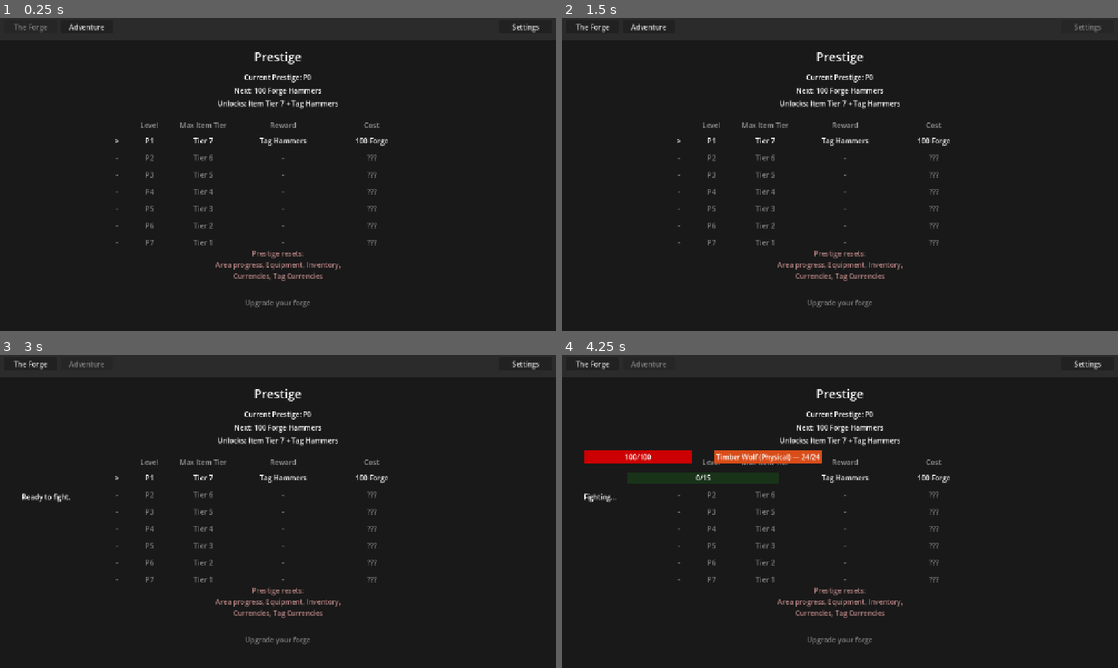
Above: before the commit, frames 1-4 (two rows, left to right).
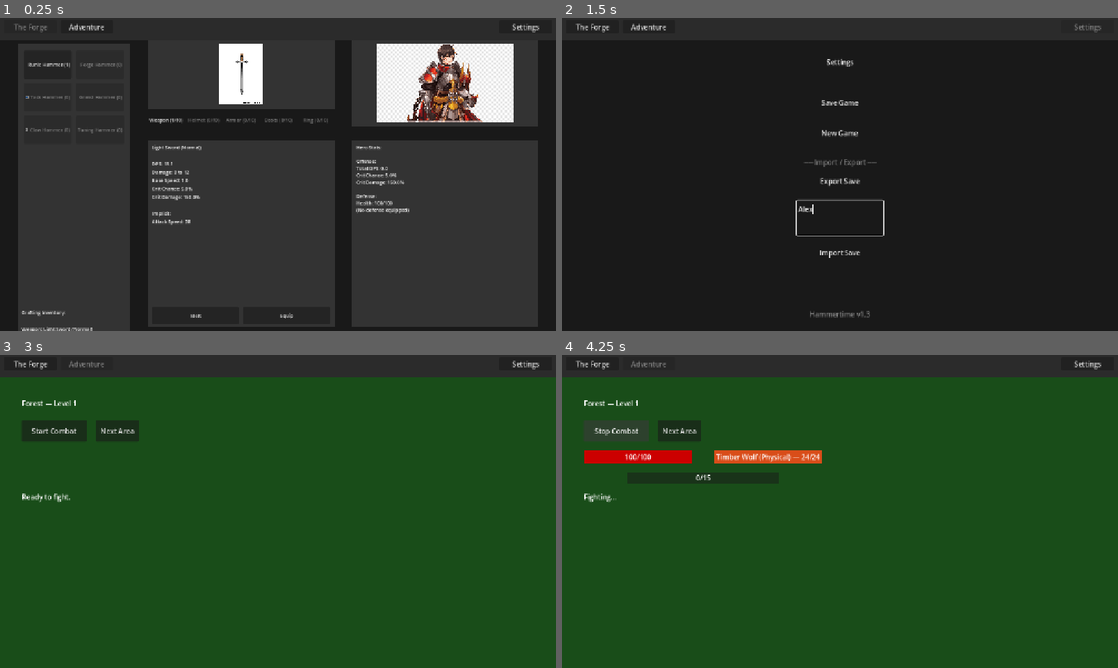
Above: after the commit, the same moments.

Repository: loginn/hammertime
Game: Godot game, scene res://scenes/main.tscn
Two runs of this game, one before a commit and one after it. Both use one fixed random seed, a clock stepped at 60 frames per second and the inputs below.
Inputs (mouse positions are in pixels of both pictures, inside the frame that each line leads up to):
- Up to frame 1 (0.25 s): no input
- Up to frame 2 (1.5 s): click "Settings" at 0.5 s; click (840, 218) at 1.27 s; type "Alex" at 1.35 s
- Up to frame 3 (3 s): click "The Forge" at 2 s; click "Adventure" at 2.75 s
- Up to frame 4 (4.25 s): click "Start Combat" at 3.5 s

The runs differ from the first frame. In frame 1, 68% of the frame differs, in the area x 3-97%, y 7-100%; in frame 2, 2.9%; in frame 3, 92%, in the area x 0-100%, y 7-100%; in frame 4, 90%.

Commit message:
feat(40-02): integrate prestige tab, reveal logic, and fade transition in main_view
Co-Authored-By: Claude Opus 4.6 <noreply@anthropic.com>

Diff:
--- a/scenes/main_view.gd
+++ b/scenes/main_view.gd
@@ -1,6 +1,7 @@
 extends Node2D
 
 var current_view: String = "forge"
+var prestige_tab_revealed: bool = false
 
 @onready var forge_view: Node2D = $ContentArea/ForgeView
 @onready var gameplay_view: Node2D = $ContentArea/GameplayView
@@ -8,6 +9,9 @@
 @onready var forge_tab: Button = $TabBar/ForgeTab
 @onready var combat_tab: Button = $TabBar/CombatTab
 @onready var settings_tab: Button = $TabBar/SettingsTab
+@onready var prestige_view: Node2D = $ContentArea/PrestigeView
+@onready var prestige_tab: Button = $TabBar/PrestigeTab
+@onready var fade_rect: ColorRect = $OverlayLayer/FadeRect
 @onready var combat_ui: CanvasLayer = $ContentArea/GameplayView/CombatUI
 
 
@@ -16,9 +20,20 @@
 	forge_tab.pressed.connect(_on_forge_tab_pressed)
 	combat_tab.pressed.connect(_on_combat_tab_pressed)
 	settings_tab.pressed.connect(_on_settings_tab_pressed)
+	prestige_tab.pressed.connect(_on_prestige_tab_pressed)
 
 	# Connect settings view signals
 	settings_view.new_game_started.connect(_on_new_game_started)
+
+	# Connect prestige view signals
+	prestige_view.prestige_triggered.connect(_on_prestige_triggered)
+
+	# Connect currency signals for prestige tab reveal
+	GameEvents.currency_dropped.connect(_check_prestige_tab_reveal)
+
+	# Initial prestige tab state
+	_check_prestige_tab_reveal()
+	prestige_tab.text = "P" + str(GameState.prestige_level)
 
 	# Cross-view signal wiring (ForgeView <-> GameplayView)
 	forge_view.equipment_changed.connect(gameplay_view.refresh_clearing_speed)
@@ -55,6 +70,10 @@
 	show_view("settings")
 
 
+func _on_prestige_tab_pressed() -> void:
+	show_view("prestige")
+
+
 func _on_new_game_started() -> void:
 	get_tree().reload_current_scene()
 
@@ -64,10 +83,14 @@
 	forge_view.visible = false
 	gameplay_view.visible = false
 	settings_view.visible = false
+	prestige_view.visible = false
 
 	# Reset settings state when leaving
 	if current_view == "settings" and view_name != "settings":
 		settings_view.reset_state()
+
+	if current_view == "prestige" and view_name != "prestige":
+		prestige_view.reset_state()
 
 	match view_name:
 		"forge":
@@ -75,19 +98,54 @@
 			forge_tab.disabled = true
 			combat_tab.disabled = false
 			settings_tab.disabled = false
+			prestige_tab.disabled = false
 		"combat":
 			gameplay_view.visible = true
 			forge_tab.disabled = false
 			combat_tab.disabled = true
 			settings_tab.disabled = false
+			prestige_tab.disabled = false
 		"settings":
 			settings_view.visible = true
 			forge_tab.disabled = false
 			combat_tab.disabled = false
 			settings_tab.disabled = true
+			prestige_tab.disabled = false
+		"prestige":
+			prestige_view.visible = true
+			forge_tab.disabled = false
+			combat_tab.disabled = false
+			settings_tab.disabled = false
+			prestige_tab.disabled = true
+			prestige_view._update_display()
 
 	# CRITICAL: CanvasLayer doesn't inherit parent visibility — sync explicitly
 	combat_ui.visible = (view_name == "combat")
 
 	current_view = view_name
 	print("Switched to ", view_name, " view")
+
+
+func _check_prestige_tab_reveal(_drops: Dictionary = {}) -> void:
+	if prestige_tab_revealed:
+		return
+	if GameState.prestige_level > 0 or PrestigeManager.can_prestige():
+		prestige_tab_revealed = true
+		prestige_tab.visible = true
+		prestige_tab.text = "P" + str(GameState.prestige_level)
+
+
+func _on_prestige_triggered() -> void:
+	# Show fade rect and block input during fade
+	fade_rect.visible = true
+	fade_rect.color = Color(0, 0, 0, 0)
+	fade_rect.mouse_filter = 0  # STOP — block all input during fade
+
+	# Tween fade to opaque black over 0.5s
+	var tween = create_tween()
+	tween.tween_property(fade_rect, "color:a", 1.0, 0.5)
+	tween.tween_callback(_do_prestige_reload)
+
+
+func _do_prestige_reload() -> void:
+	get_tree().reload_current_scene()
